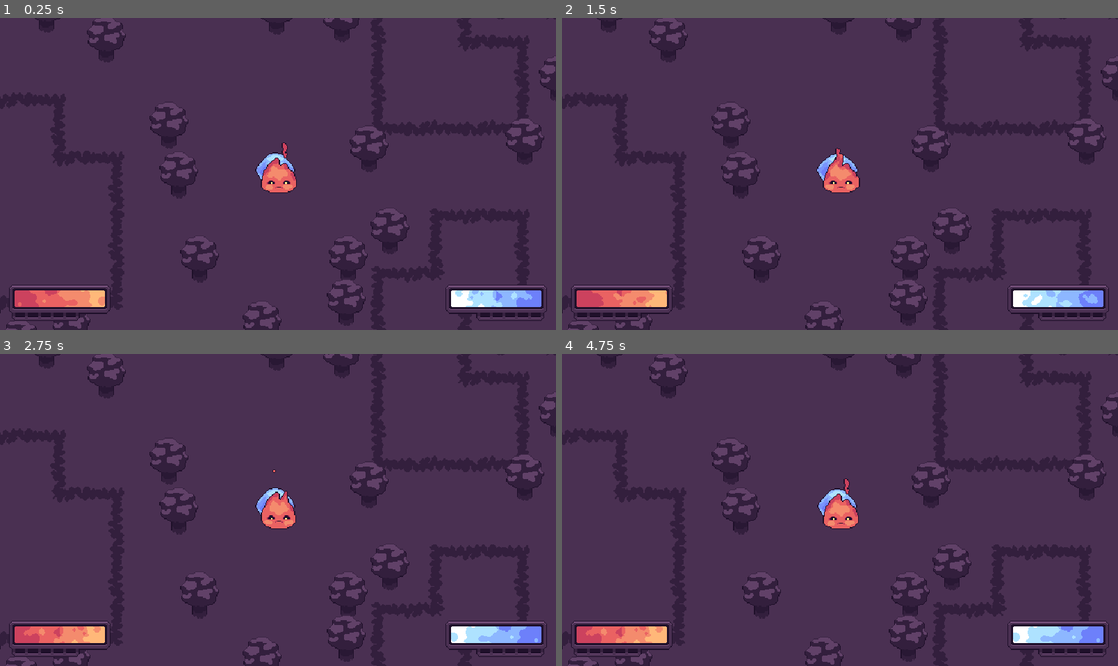
Above: before the commit, frames 1-4 (two rows, left to right).
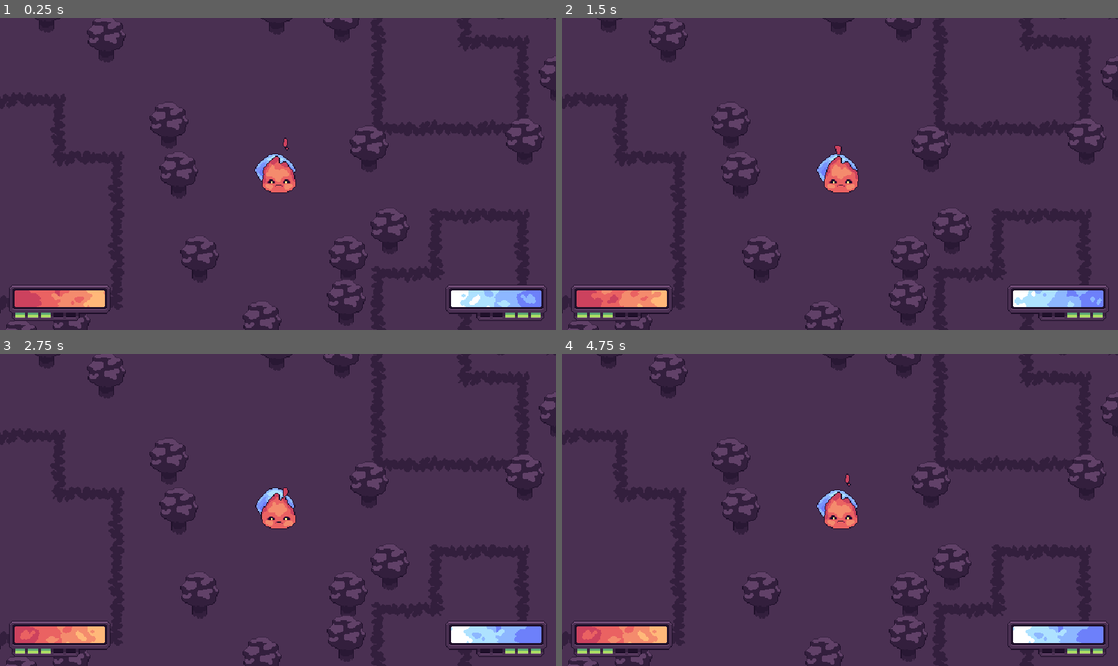
Above: after the commit, the same moments.

Repository: bitbrain/ggj-2022
Game: Godot game, scene res://Game.tscn
Same seed, same stepped clock (60 frames per second), same inputs: the game is played once before the commit and once after it.
Inputs:
- Up to frame 1 (0.25 s): no input
- Up to frame 2 (1.5 s): no input
- Up to frame 3 (2.75 s): no input
- Up to frame 4 (4.75 s): no input

The runs differ from the first frame. In frame 1, 1.1% of the frame differs, in the area x 2-98%, y 38-96%; in frame 2, 1.0%; in frame 3, 0.9%; in frame 4, 1.1%.

Commit message:
add goto scene script

Diff:
--- /dev/null
+++ b/godot/Global.gd
@@ -0,0 +1,39 @@
+extends Node
+
+var current_scene = null
+var world_seed : String = ""
+var save_number : int = -1
+
+var drag_data
+
+func _ready():
+	var root = get_tree().get_root()
+	current_scene = root.get_child(root.get_child_count() - 1)
+
+func goto_scene(path):
+	# This function will usually be called from a signal callback,
+	# or some other function in the current scene.
+	# Deleting the current scene at this point is
+	# a bad idea, because it may still be executing code.
+	# This will result in a crash or unexpected behavior.
+
+	# The solution is to defer the load to a later time, when
+	# we can be sure that no code from the current scene is running:
+
+	call_deferred("_deferred_goto_scene", path)
+
+func _deferred_goto_scene(path):
+	# It is now safe to remove the current scene
+	current_scene.free()
+
+	# Load the new scene.
+	var s = ResourceLoader.load(path)
+
+	# Instance the new scene.
+	current_scene = s.instance()
+
+	# Add it to the active scene, as child of root.
+	get_tree().get_root().add_child(current_scene)
+
+	# Optionally, to make it compatible with the SceneTree.change_scene() API.
+	get_tree().set_current_scene(current_scene)
--- a/godot/character/Character.tscn
+++ b/godot/character/Character.tscn
@@ -117,13 +117,12 @@
 [node name="FrostSprite" type="AnimatedSprite" parent="."]
 material = SubResource( 23 )
 frames = SubResource( 11 )
-frame = 8
 playing = true
 
 [node name="FireSprite" type="AnimatedSprite" parent="."]
 material = SubResource( 22 )
 frames = SubResource( 21 )
-frame = 6
+frame = 7
 playing = true
 
 [node name="Timer" type="Timer" parent="."]
--- a/godot/project.godot
+++ b/godot/project.godot
@@ -29,6 +29,10 @@
 config/name="Ice and Fire"
 run/main_scene="res://Game.tscn"
 config/icon="res://icon.png"
+
+[autoload]
+
+Global="*res://Global.gd"
 
 [display]
 
--- a/godot/ui/CharacterUI.tscn
+++ b/godot/ui/CharacterUI.tscn
@@ -120,16 +120,17 @@
 [node name="HealthFire" type="AnimatedSprite" parent="."]
 position = Vector2( 56, 20 )
 frames = SubResource( 11 )
-frame = 7
+frame = 9
 playing = true
 
 [node name="HealthFrost" type="AnimatedSprite" parent="."]
 position = Vector2( 56, 20 )
 frames = SubResource( 22 )
-frame = 2
+frame = 4
 playing = true
 
 [node name="Energy" type="Sprite" parent="."]
 position = Vector2( 56, 20 )
 texture = ExtResource( 3 )
 hframes = 6
+frame = 3
